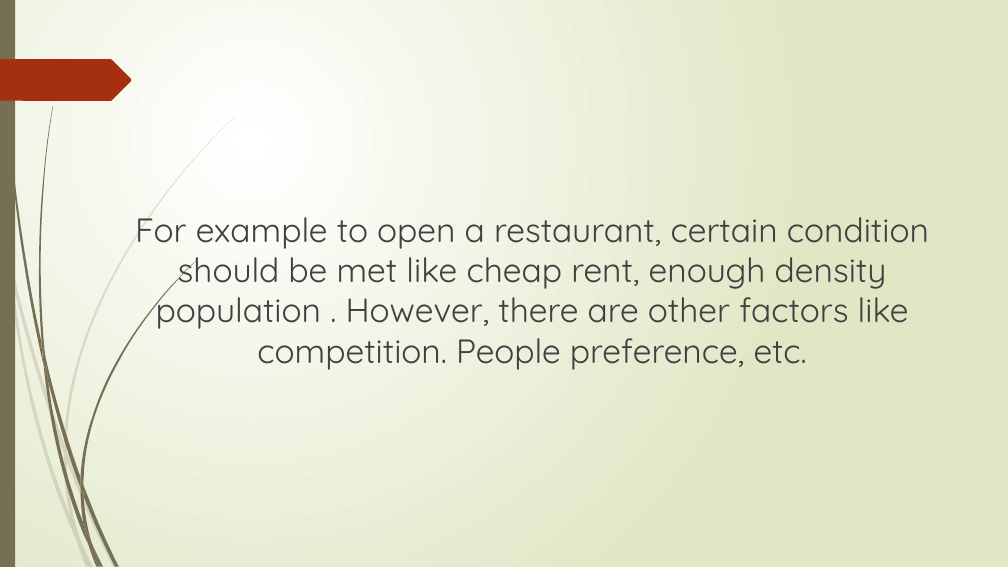
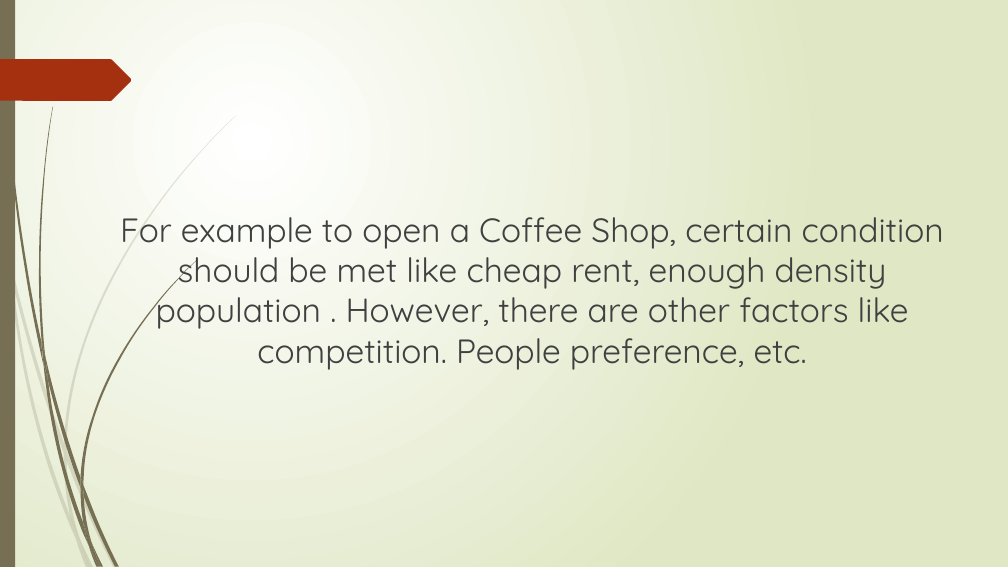
Before and after one commit to mehdimasri/CapstoneWeek4, a slide deck: slide 4 of Project Pin Pointer.pptx. Drawn at 1008x567 pixels with LibreOffice and Linux fonts; fonts in the diff are those of the drawing. Boxes give left, top, right and bottom in pixels: in the first picture for what was removed or moved away, otherwise in the second. Text is boxed around its words. In the diff, an @@ line names an element or a change of style, - is before the commit and + after.

```diff
--- a/Project Pin Pointer.pptx
+++ b/Project Pin Pointer.pptx
@@ text at (120, 217, 944, 370): text changed @@
-For example to open a restaurant, certain condition should be met like cheap rent, enough density population . However, there are other factors like competition. People preference, etc.
+For example to open a Coffee Shop, certain condition should be met like cheap rent, enough density population . However, there are other factors like competition. People preference, etc.
```
Also in this commit, not shown: 4 slides added.
